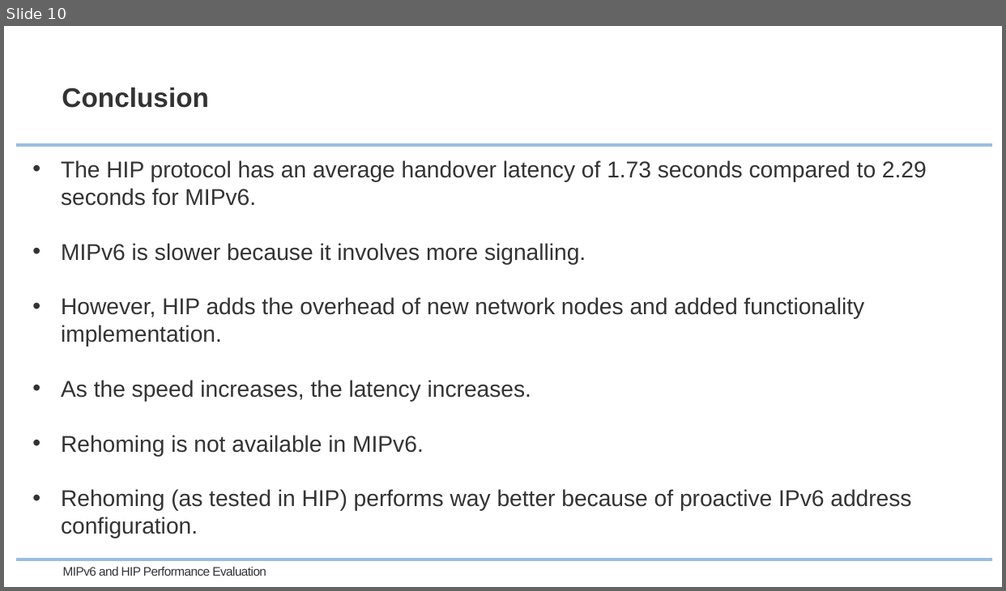
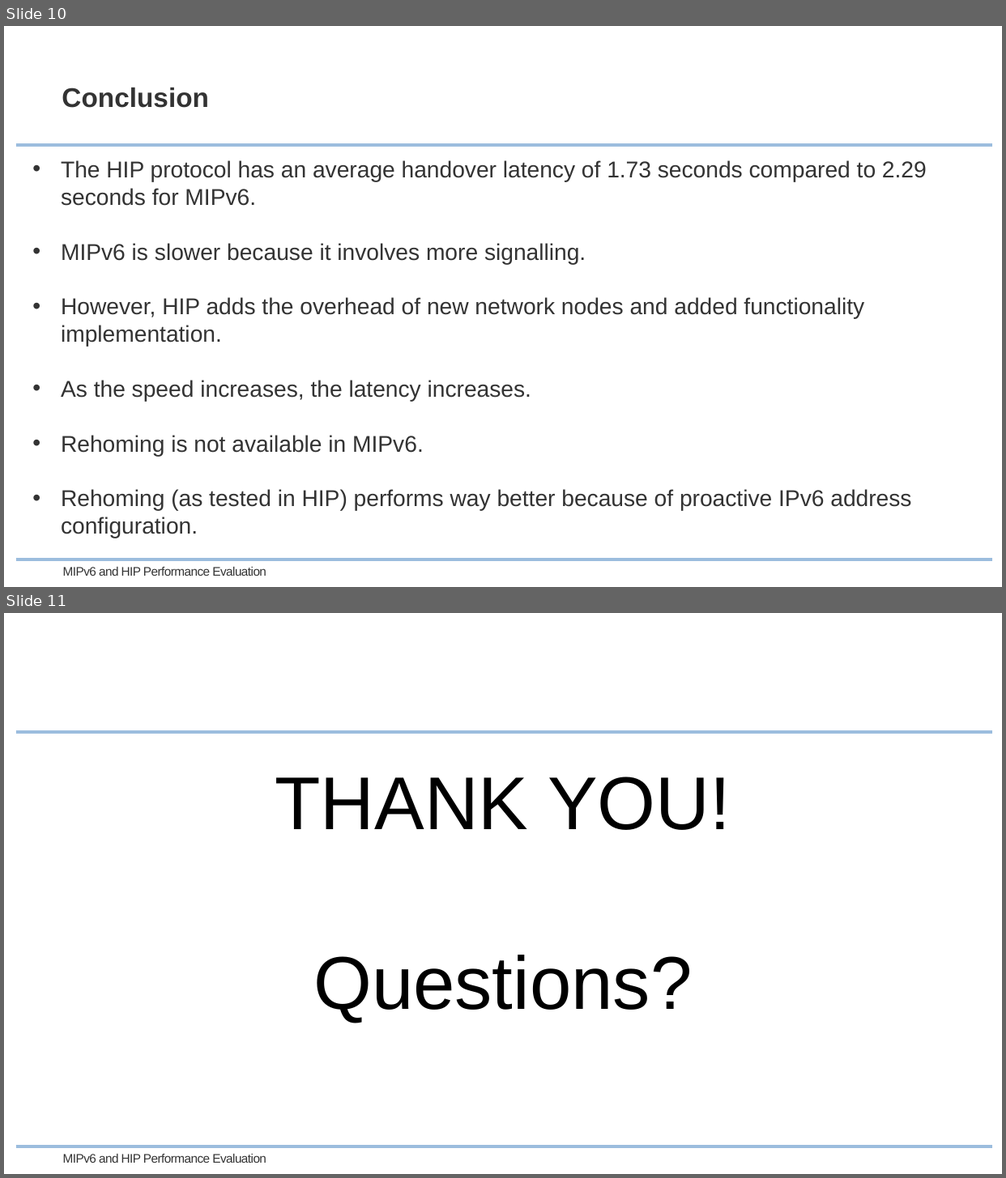
Before and after one commit to curtys/mobilecom, a slide deck: MIPv6_HIP_Performance_Final_Report.pptx. Shown one above the other, each under a label of ours: slide 10 before the commit, slides 10 and 11 after it. The pictures are 1006x591 and 1006x1178 pixels, drawn with LibreOffice and Linux fonts; fonts in the diff are those of the drawing; background and template pictures are left out. Boxes give left, top, right and bottom in pixels: in the first picture for what was removed or moved away, otherwise in the second. Text is boxed around its words. In the diff, an @@ line names an element or a change of style, - is before the commit and + after.

Commit message:
Added last slide

```diff
--- a/MIPv6_HIP_Performance_Final_Report.pptx
+++ b/MIPv6_HIP_Performance_Final_Report.pptx
@@ slide 11 added at (4,613,1002,1174), background #FFFFFF; not listed: 2 template elements that a slide beside it also shows @@
@@ text added at (275,777,731,1023), 72 pt, text #000000 @@
+THANK YOU!
+Questions?
@@ text added at (63,1154,266,1163), 12 pt, text #333333 @@
+MIPv6 and HIP Performance Evaluation
```
